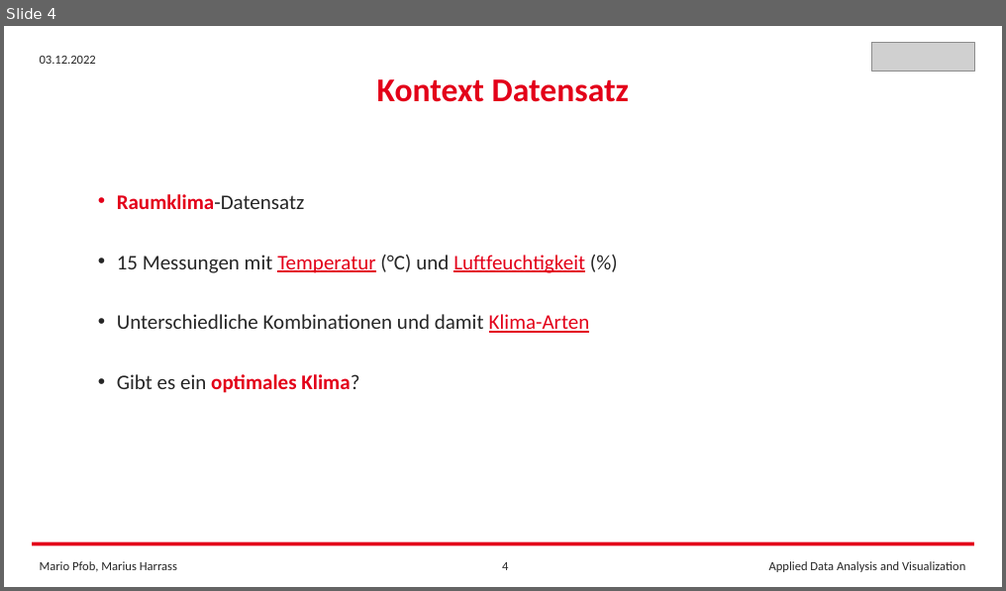
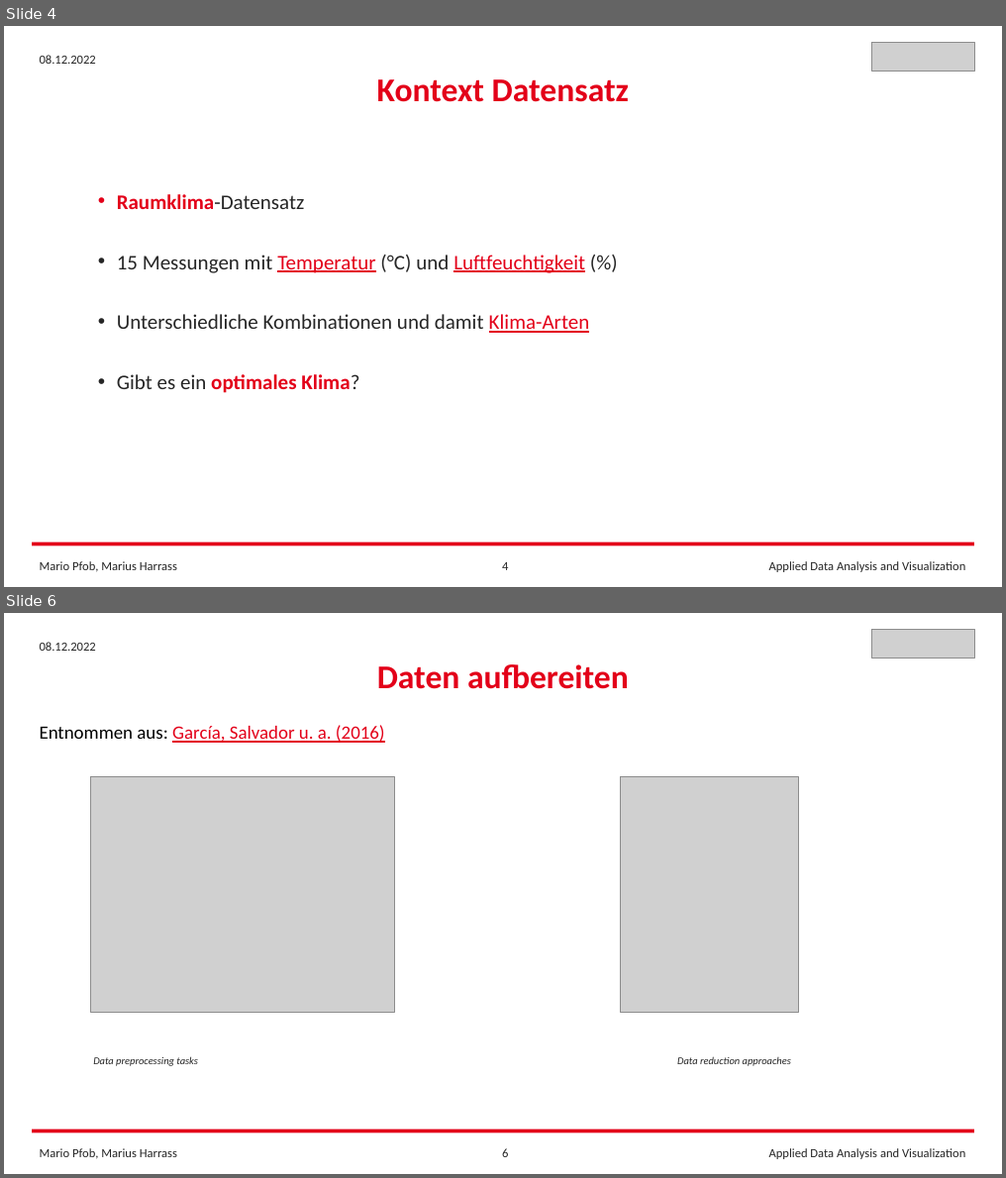
Before and after one commit to FrankCastlepancakes/ClusteringScikitLearn, a slide deck: Clustering_Scikit_Learn.pptx. Shown one above the other, each under a label of ours: slide 4 before the commit, slides 4 and 6 after it; the slides between them are not shown. The pictures are 1006x591 and 1006x1178 pixels, drawn with LibreOffice and Linux fonts; fonts in the diff are those of the drawing; grey boxes stand for pictures. Boxes give left, top, right and bottom in pixels: in the first picture for what was removed or moved away, otherwise in the second. Text is boxed around its words. In the diff, an @@ line names an element or a change of style, - is before the commit and + after.

```diff
--- a/Clustering_Scikit_Learn.pptx
+++ b/Clustering_Scikit_Learn.pptx
@@ slide 6 added at bbox=[4, 613, 1002, 1174], background #FFFFFF @@
@@ text added at bbox=[40, 642, 96, 651], 12 pt, text #262626 @@
+08.12.2022
@@ picture added at bbox=[872, 630, 975, 658] @@
@@ text added at bbox=[377, 664, 629, 689], 32 pt, text #E30019, bold @@
+Daten aufbereiten
@@ text added at bbox=[40, 725, 385, 743], 18 pt, text #E30019, underline @@
+Entnommen aus: García, Salvador u. a. (2016)
@@ picture added at bbox=[91, 777, 395, 1012] @@
@@ picture added at bbox=[620, 777, 798, 1012] @@
@@ text added at bbox=[93, 1057, 198, 1066], 10 pt, text #262626, italic @@
+Data preprocessing tasks
@@ text added at bbox=[677, 1057, 791, 1066], 10 pt, text #262626, italic @@
+Data reduction approaches
@@ rectangle added at bbox=[32, 1130, 974, 1134], fill #E30019 @@
@@ text added at bbox=[40, 1149, 177, 1159], 12 pt, text #262626 @@
+Mario Pfob, Marius Harrass
@@ page number added at bbox=[502, 1149, 508, 1157], 12 pt, text #262626 @@
+6
@@ text added at bbox=[769, 1149, 965, 1159], 12 pt, text #262626 @@
+Applied Data Analysis and Visualization
@@ slide 4 changed as well @@
@@ text at bbox=[40, 55, 96, 64]: text changed @@
-03.12.2022
+08.12.2022
```
Also in this commit, not shown: 9 other slides changed, 3 other slides added, 3 other files.
